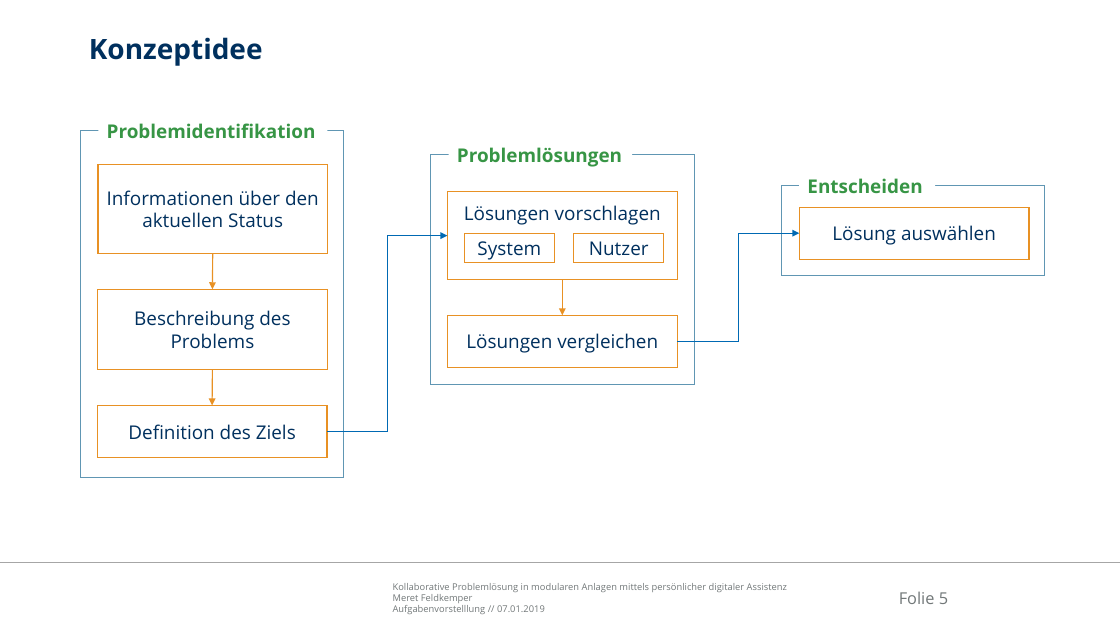
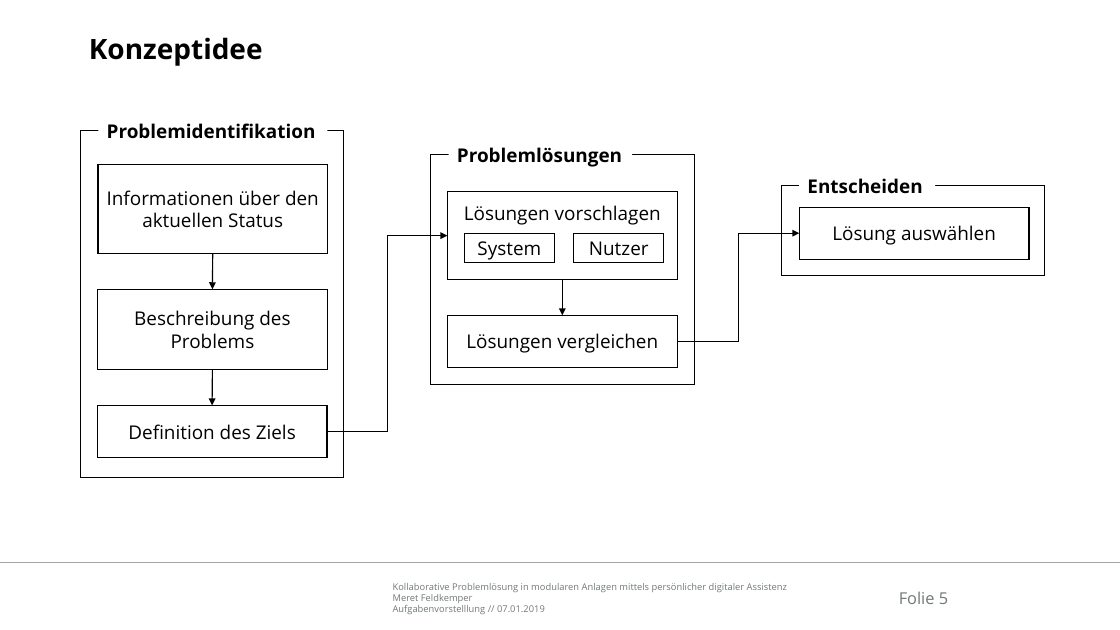
Before and after one commit to Ral3007/Diplomarbeit, a slide deck: slide 5 of Dokumente/Präsentationen/2019-01-24_DA_Feldkemper_Treffen_Krzywinski.pptx. Drawn at 1120x630 pixels with LibreOffice and Linux fonts; fonts in the diff are those of the drawing; background and template pictures are left out. Boxes give left, top, right and bottom in pixels: in the first picture for what was removed or moved away, otherwise in the second. Text is boxed around its words. In the diff, an @@ line names an element or a change of style, - is before the commit and + after.

Commit message:
Bilder Konzept aktualisiert

```diff
--- a/Dokumente/Präsentationen/2019-01-24_DA_Feldkemper_Treffen_Krzywinski.pptx
+++ b/Dokumente/Präsentationen/2019-01-24_DA_Feldkemper_Treffen_Krzywinski.pptx
@@ title "Konzeptidee" at <box>89,37,263,66</box>: text colour #00305E to #000000 @@
@@ outline #6096B3 1 pt to #000000 1 pt in 3 elements at <box>431,155,695,385</box>, <box>781,186,1045,276</box>, <box>81,131,344,477</box> @@
@@ text colour #379545 to #000000 in 3 elements at <box>107,123,316,139</box>, <box>457,147,622,167</box>, <box>807,178,922,194</box> @@
@@ text colour #00305E to #000000; outline #E89124 1 pt to #000000 1 pt in 8 elements at <box>97,289,328,369</box>, <box>97,406,328,458</box>, <box>98,165,328,254</box>, <box>448,192,678,280</box>, <box>448,315,678,367</box>, <box>465,234,555,262</box>, <box>574,234,664,262</box>, <box>800,208,1030,260</box> @@
@@ elbow arrow (327, 432) - (448, 236): stroke #0069B3 0.75 pt to #000000 0.75 pt @@
@@ elbow arrow (677, 341) - (800, 234): stroke #0069B3 0.5 pt to #000000 0.5 pt @@
@@ arrow (213, 254) - (213, 289): stroke #E89124 1 pt to #000000 1 pt @@
@@ arrow (562, 280) - (562, 315): stroke #E89124 0.5 pt to #000000 0.5 pt @@
@@ arrow (213, 370) - (212, 406): stroke #E89124 1 pt to #000000 1 pt @@
```
Also in this commit, not shown: 1 other slide changed, 4 other files.
